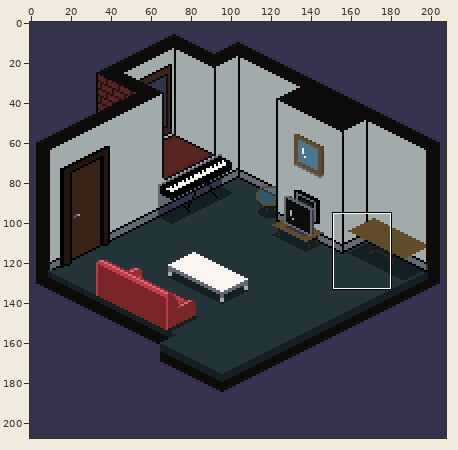
Pixel-art file, stored at May_2021/IsometricLivingRoom.aseprite. The picture above shows the old version from afar; the outline marks the close-up.
Close-up. Earlier state:
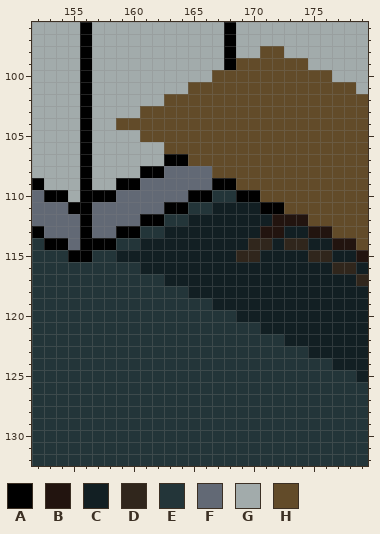
208x208 pixels, 1 frame. Shown: x 152..179, y 96..132.
Palette (. is transparent): A #000000  B #22140f  C #121f23  D #30261c  E #233539  F #626975  G #a2abab  H #624b29
Pixels before, first column x 152:
 96 GGGGAGGGGGGGGGGGAGGGGGGGGGGG
 97 GGGGAGGGGGGGGGGGAGGGGGGGGGGG
 98 GGGGAGGGGGGGGGGGAGGHHGGGGGGG
 99 GGGGAGGGGGGGGGGGAHHHHHHGGGGG
100 GGGGAGGGGGGGGGGHHHHHHHHHHGGG
101 GGGGAGGGGGGGGHHHHHHHHHHHHHHG
102 GGGGAGGGGGGHHHHHHHHHHHHHHHHH
103 GGGGAGGGGHHHHHHHHHHHHHHHHHHH
104 GGGGAGGHHHHHHHHHHHHHHHHHHHHH
105 GGGGAGGGGHHHHHHHHHHHHHHHHHHH
106 GGGGAGGGGGGHHHHHHHHHHHHHHHHH
107 GGGGAGGGGGGAAHHHHHHHHHHHHHHH
108 GGGGAGGGGAAFFFFHHHHHHHHHHHHH
109 AGGGAGGAAFFFFFFAAHHHHHHHHHHH
110 FAAGAAAFFFFFFAAEEAAHHHHHHHHH
111 FFFAAFFFFFFAAEECCCCAAHHHHHHH
112 FFFFAFFFFAAEECCCCCCCBBBHHHHH
113 AFFFAFFAAEECCCCCCCCBBCCBBHHH
114 EAAFAAAEECCCCCCCCCDDCDDCCBBH
115 EEEAAEECCCCCCCCCCDDCCCCDDCCB
116 EEEEEEEEECCCCCCCCCCCCCCCCDDC
117 EEEEEEEEEEECCCCCCCCCCCCCCCCD
118 EEEEEEEEEEEEECCCCCCCCCCCCCCC
119 EEEEEEEEEEEEEEECCCCCCCCCCCCC
120 EEEEEEEEEEEEEEEEECCCCCCCCCCC
121 EEEEEEEEEEEEEEEEEEECCCCCCCCC
122 EEEEEEEEEEEEEEEEEEEEECCCCCCC
123 EEEEEEEEEEEEEEEEEEEEEEECCCCC
124 EEEEEEEEEEEEEEEEEEEEEEEEECCC
125 EEEEEEEEEEEEEEEEEEEEEEEEEEEC
126 EEEEEEEEEEEEEEEEEEEEEEEEEEEE
127 EEEEEEEEEEEEEEEEEEEEEEEEEEEE
128 EEEEEEEEEEEEEEEEEEEEEEEEEEEE
129 EEEEEEEEEEEEEEEEEEEEEEEEEEEE
130 EEEEEEEEEEEEEEEEEEEEEEEEEEEE
131 EEEEEEEEEEEEEEEEEEEEEEEEEEEE
132 EEEEEEEEEEEEEEEEEEEEEEEEEEEE
After:
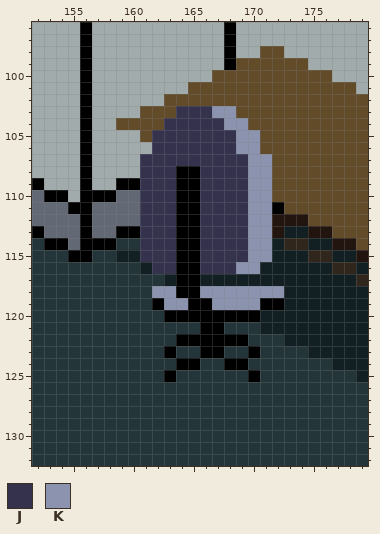
Colours new in this view: J #34324d  K #8b93af
The edit:
layer "ChairSarasDesk" added
Layer "ChairSarasDesk":
y 103: x 164..168 HHHHH -> JJJKK
y 104: x 163..169 HHHHHHH -> JJJJJKK
y 105: x 162..170 HHHHHHHHH -> JJJJJJJKK
y 106: x 162..170 GHHHHHHHH -> JJJJJJJKK
y 107: x 161..171 GGAAHHHHHHH -> JJJJJJJJJKK
y 108: x 161..171 AAFFFFHHHHH -> JJJAAJJJJKK
y 109: x 161..171 FFFFFFAAHHH -> JJJAAJJJJKK
y 110: x 161..164 FFFF -> JJJA; x 166..171 AEEAAH -> JJJJKK
y 111: x 161..163 FFA -> JJJ; x 165..171 EECCCCA -> AJJJJKK
y 112: x 161..171 AAEECCCCCCC -> JJJAAJJJJKK
y 113: x 161..171 EECCCCCCCCB -> JJJAAJJJJKK
y 114: x 161..171 CCCCCCCCCDD -> JJJAAJJJJKK
y 115: x 161..171 CCCCCCCCDDC -> JJJAAJJJJKK
y 116: x 162..170 CCCCCCCCC -> JJAAJJJKK
y 117: x 164..165 CC -> AA
y 118: x 162..172 EEECCCCCCCC -> KKAAKKKKKKK
y 119: x 162..172 EEEEECCCCCC -> AKKAAKKKKAA
y 120: x 163..170 EEEEEECC -> AAAAAAAA
y 121: x 166..167 EE -> AA
y 122: x 164..169 EEEEEE -> AAAAAA
y 123: x 163 E -> A; x 166..167 EE -> AA; x 170 E -> A
y 124: x 164..165 EE -> AA; x 168..169 EE -> AA
y 125: x 163 E -> A; x 170 E -> A
